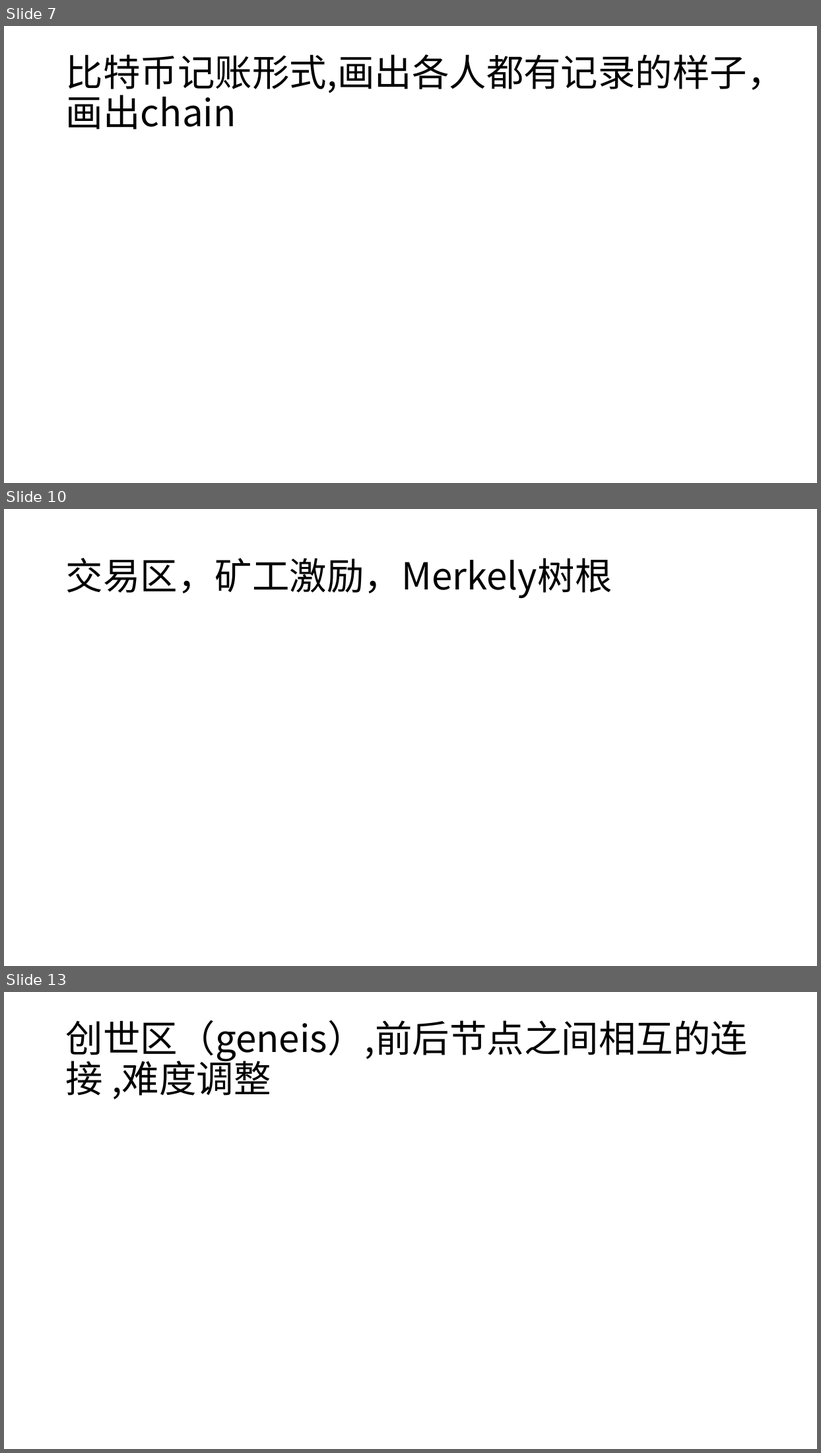
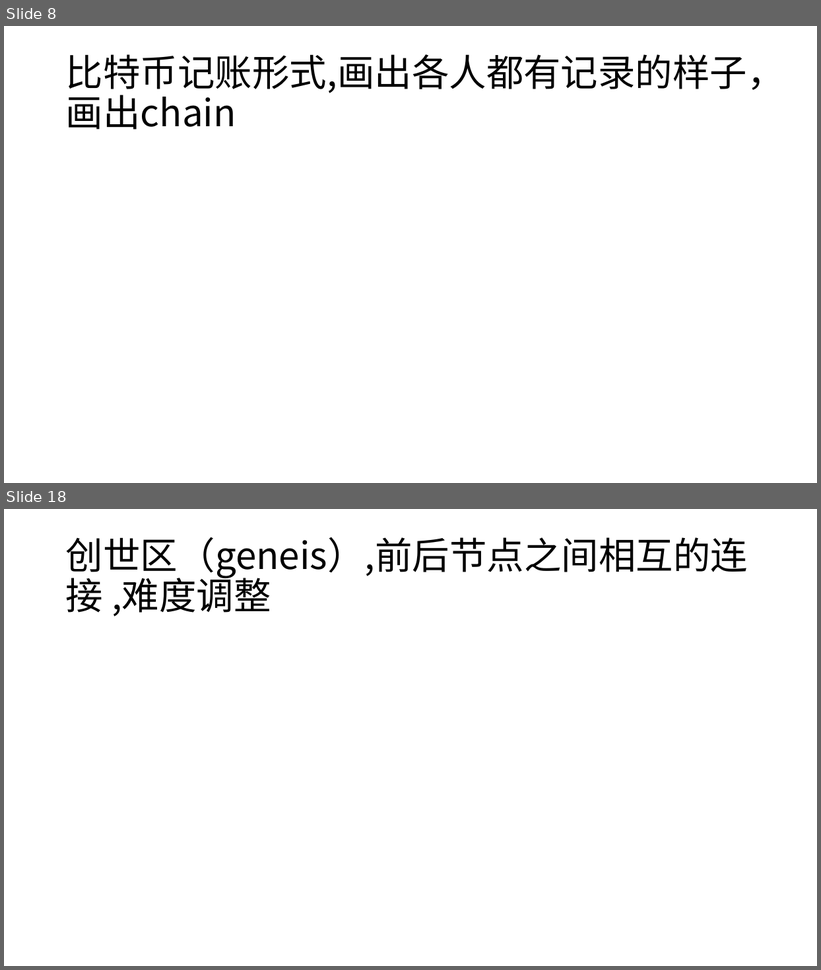
Before and after one commit to tdmm/blockchainppt, a slide deck: blockchain_intrduce.pptx. Shown one above the other, each under a label of ours: slides 7, 10 and 13 before the commit, slides 8 and 18 after it; the slides between them are not shown. The pictures are 821x1453 and 821x970 pixels, drawn with LibreOffice and Linux fonts; fonts in the diff are those of the drawing. Boxes give left, top, right and bottom in pixels: in the first picture for what was removed or moved away, otherwise in the second. Text is boxed around its words. In the diff, an @@ line names an element or a change of style, - is before the commit and + after.

```diff
--- a/blockchain_intrduce.pptx
+++ b/blockchain_intrduce.pptx
@@ slide 10 removed at <box>4,509,817,966</box>, background #FFFFFF @@
@@ title removed at <box>66,558,613,599</box> @@
-交易区，矿工激励，Merkely树根
@@ what was slide 7 is now slide 8 @@
@@ what was slide 13 is now slide 18 @@
```
Also in this commit, not shown: 1 slide changed, 11 slides added, 4 other slides removed, 2 other files.
